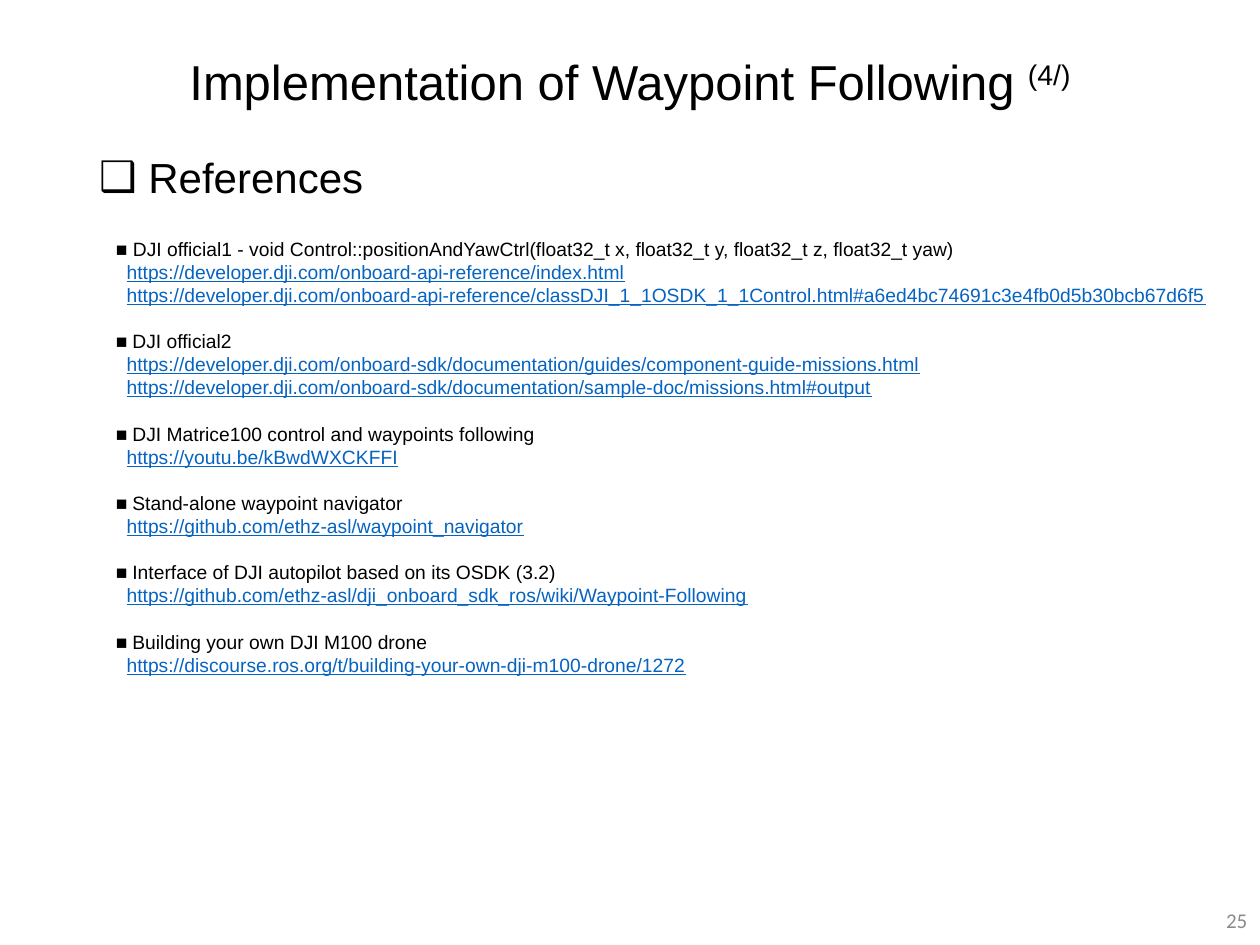
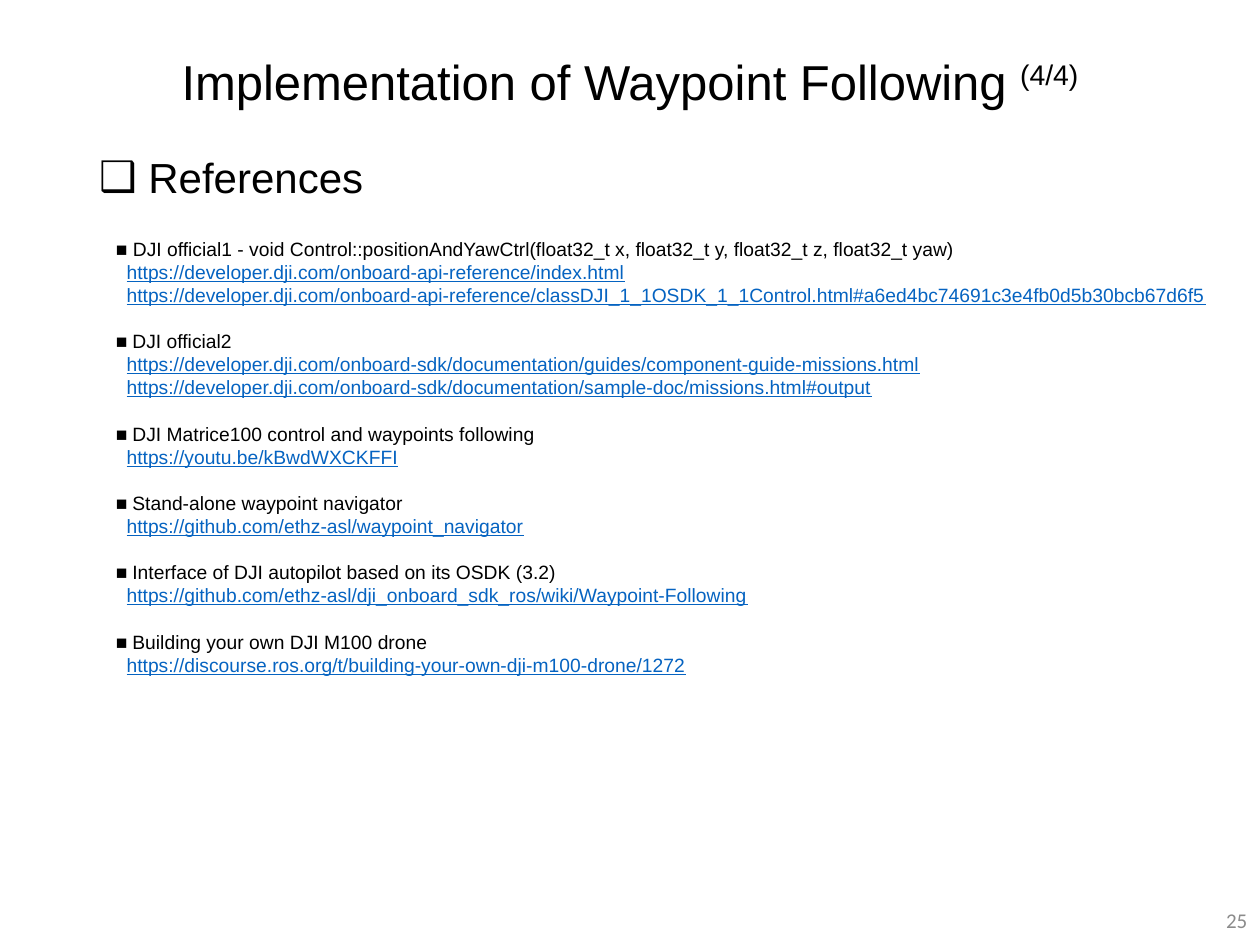
Before and after one commit to yorku-ausml/qdrone, a slide deck: slide 25 of doc/internal_meeting_materials/meeting_materials_qdrone_internal_20190411_updated.pptx. Drawn at 1260x945 pixels with LibreOffice and Linux fonts; fonts in the diff are those of the drawing. Boxes give left, top, right and bottom in pixels: in the first picture for what was removed or moved away, otherwise in the second. Text is boxed around its words. In the diff, an @@ line names an element or a change of style, - is before the commit and + after.

```diff
--- a/doc/internal_meeting_materials/meeting_materials_qdrone_internal_20190411_updated.pptx
+++ b/doc/internal_meeting_materials/meeting_materials_qdrone_internal_20190411_updated.pptx
@@ title at (x1=182, y1=64, x2=1078, y2=110): text changed @@
-Implementation of Waypoint Following (4/)
+Implementation of Waypoint Following (4/4)
```
Also in this commit, not shown: 1 other slide changed, 1 other file.
